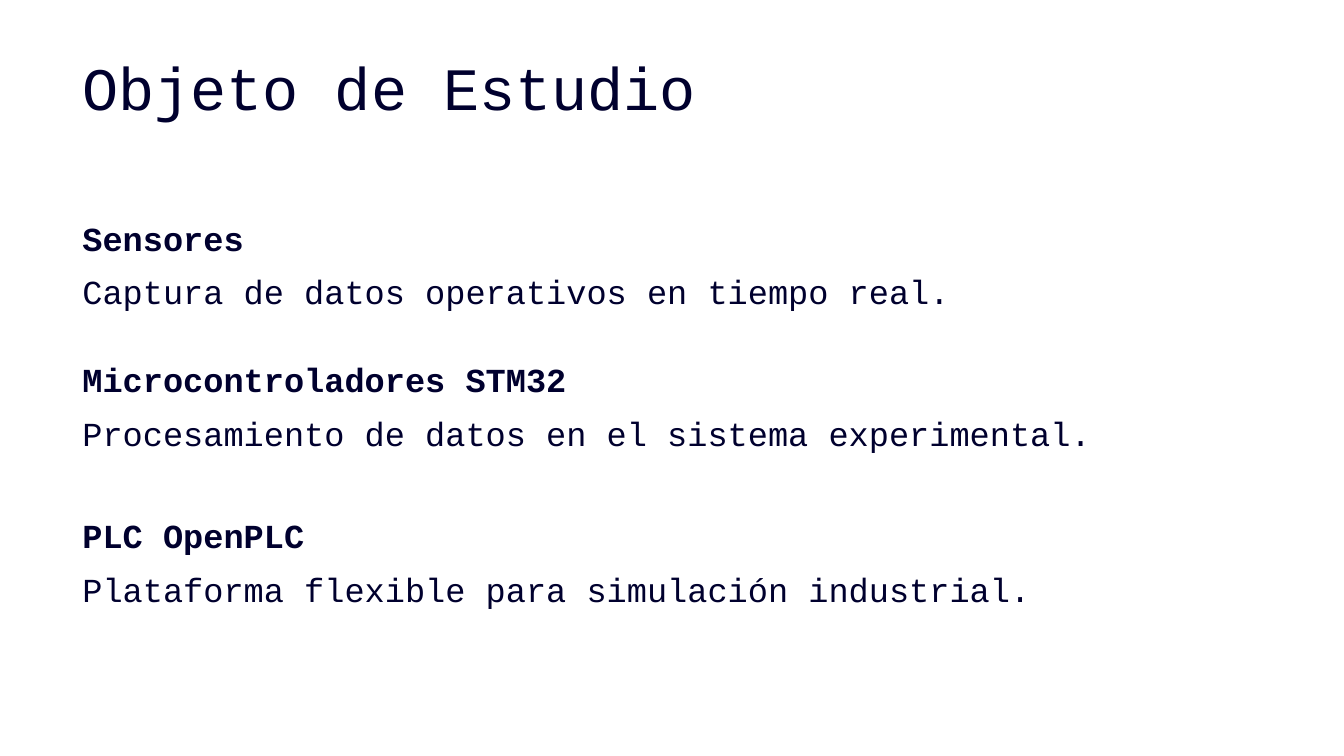
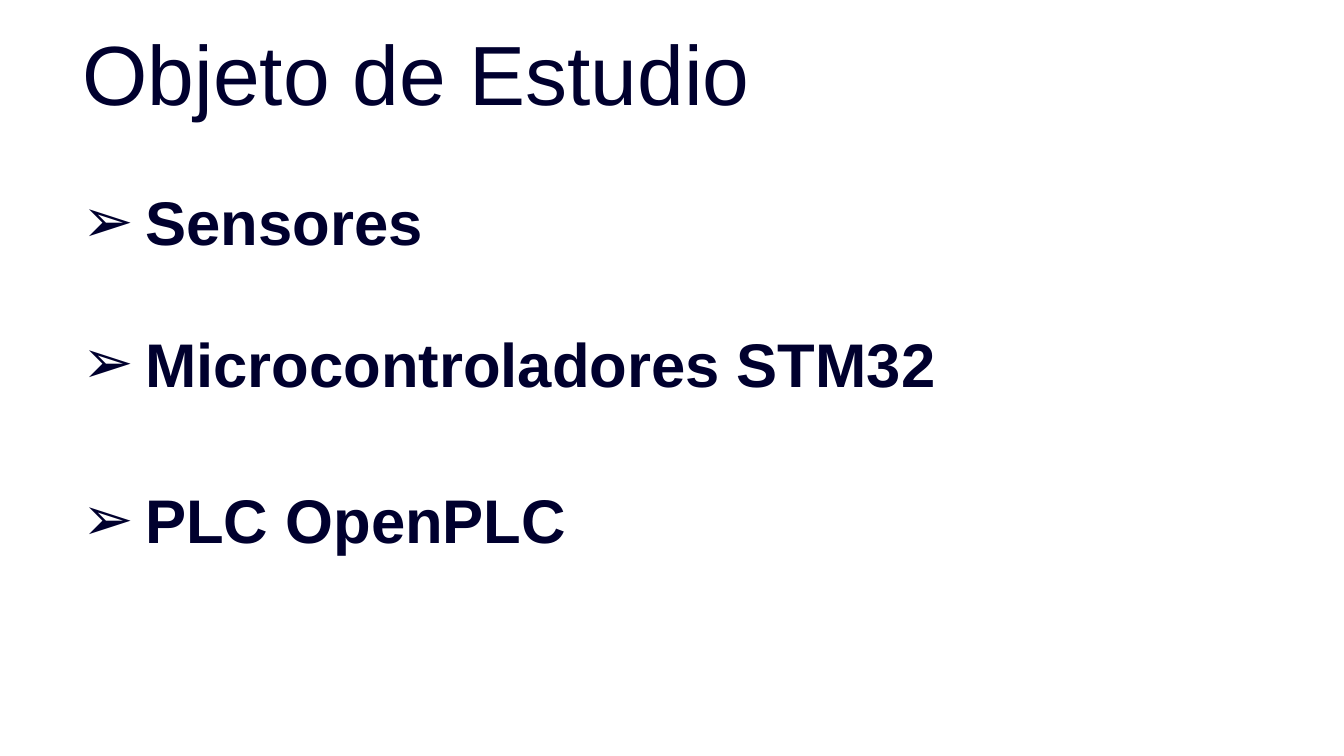
Before and after one commit to NeoUroboros/AnomalyDetection, a slide deck: slide 9 of Deteccion Bien.pptx. Drawn at 1344x756 pixels with LibreOffice and Linux fonts; fonts in the diff are those of the drawing. Boxes give left, top, right and bottom in pixels: in the first picture for what was removed or moved away, otherwise in the second. Text is boxed around its words. In the diff, an @@ line names an element or a change of style, - is before the commit and + after.

```diff
--- a/Deteccion Bien.pptx
+++ b/Deteccion Bien.pptx
@@ text "Objeto de Estudio" at [82, 44, 750, 120]: size 43 to 60 pt, font Courier New to Arial @@
@@ text removed at [82, 280, 950, 311] @@
-Captura de datos operativos en tiempo real.
@@ text removed at [82, 421, 1091, 453] @@
-Procesamiento de datos en el sistema experimental.
@@ size 24 to 44 pt, font Courier New to Arial; bullet none to ➢ in 3 elements at [145, 202, 422, 246], [145, 342, 935, 388], [145, 500, 566, 555] @@
@@ text removed at [82, 578, 1030, 609] @@
-Plataforma flexible para simulación industrial.
```
Also in this commit, not shown: 13 other slides changed, 10 slides added, 1 slide removed, 10 other files.
